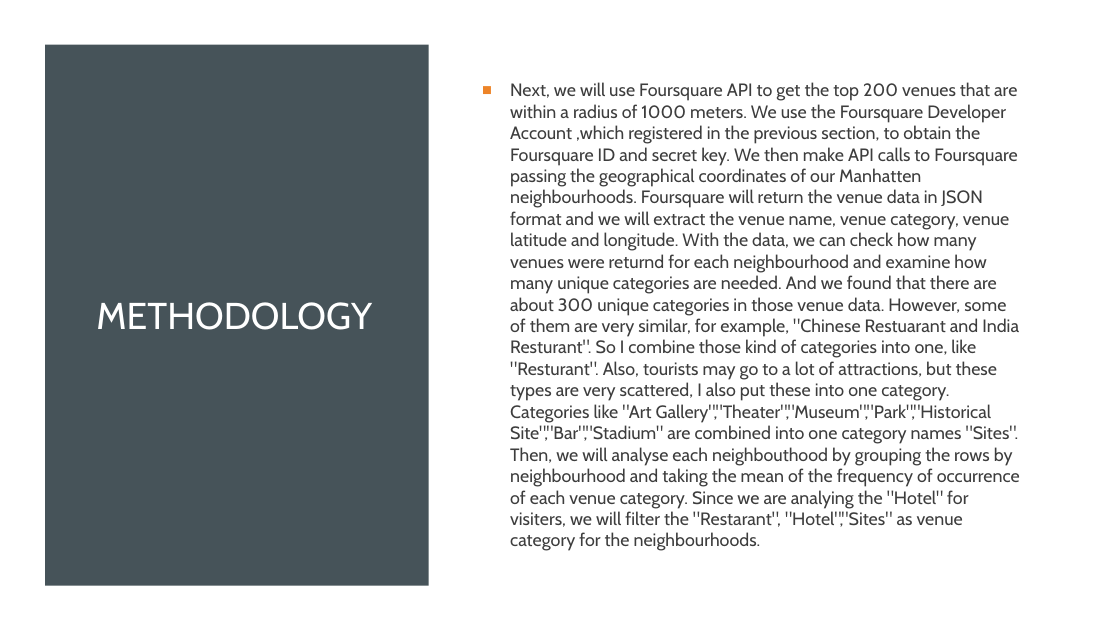
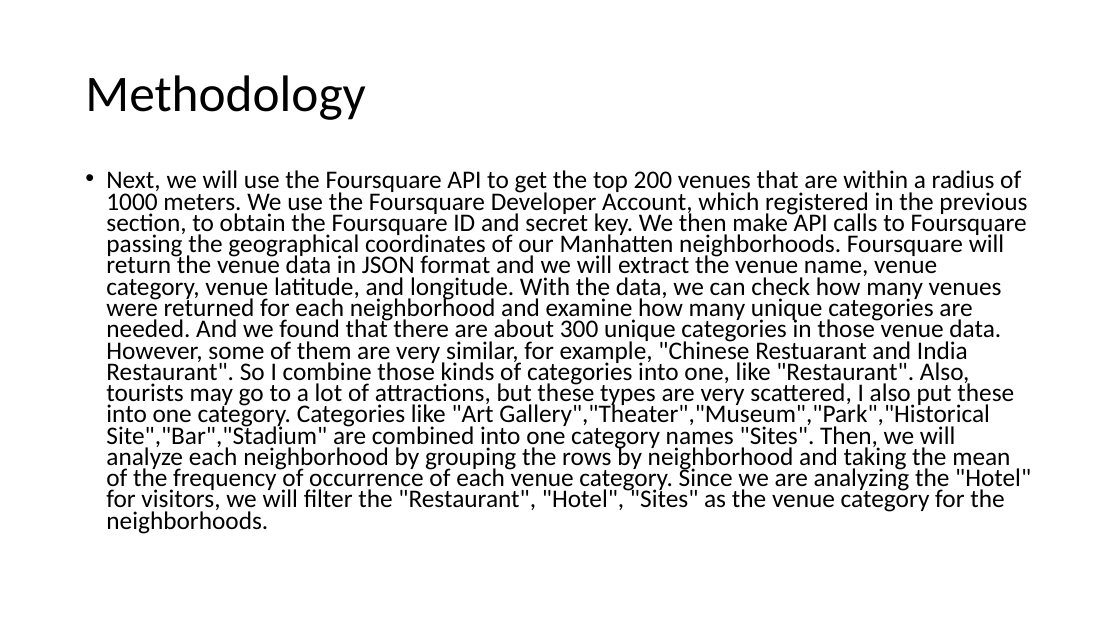
Before and after one commit to Hughli3/Coursera_Capstone, a slide deck: slide 9 of Week4 & 5/Final ppt.pptx (slide 12 before the commit). Drawn at 1120x630 pixels with LibreOffice and Linux fonts; fonts in the diff are those of the drawing. Boxes give left, top, right and bottom in pixels: in the first picture for what was removed or moved away, otherwise in the second. Text is boxed around its words. In the diff, an @@ line names an element or a change of style, - is before the commit and + after.

Commit message:
add ppt

```diff
--- a/Week4 & 5/Final ppt.pptx
+++ b/Week4 & 5/Final ppt.pptx
@@ rectangle removed at bbox=[0, 0, 1120, 630] @@
@@ rectangle removed at bbox=[45, 45, 429, 586] @@
@@ title at bbox=[85, 75, 365, 120]: text changed; size 32 to 44 pt; font Cabin to Calibri; text colour #FFFFFF to #000000 @@
-METHODOLOGY
+Methodology
@@ text "Next, we will use the ..." at bbox=[106, 170, 1031, 534]: vertical alignment middle to top @@
@@ text at bbox=[106, 170, 1031, 534]: text changed; size 15.3 to 21.7 pt; font Cabin to Calibri; text colour #3D3D3D to #000000 @@
-■ Next, we will use Foursquare API to get the top 200 venues that are within a radius of 1000 meters. We use the Foursquare Developer Account ,which registered in the previous section, to obtain the Foursquare ID and secret key. We then make API calls to Foursquare passing the geographical coordinates of our Manhatten neighbourhoods. Foursquare will return the venue data in JSON format and we will extract the venue name, venue category, venue latitude and longitude. With the data, we can check how many venues were returnd for each neighbourhood and examine how many unique categories are needed. And we found that there are about 300 unique categories in those venue data. However, some of them are very similar, for example, "Chinese Restuarant and India Resturant". So I combine those kind of categories into one, like "Resturant". Also, tourists may go to a lot of attractions, but these types are very scattered, I also put these into one category. Categories like "Art Gallery","Theater","Museum","Park","Historical Site","Bar","Stadium" are combined into one category names "Sites". Then, we will analyse each neighbouthood by grouping the rows by neighbourhood and taking the mean of the frequency of occurrence of each venue category. Since we are analying the "Hotel" for visiters, we will filter the "Restarant", "Hotel","Sites" as venue category for the neighbourhoods.
+• Next, we will use the Foursquare API to get the top 200 venues that are within a radius of 1000 meters. We use the Foursquare Developer Account, which registered in the previous section, to obtain the Foursquare ID and secret key. We then make API calls to Foursquare passing the geographical coordinates of our Manhatten neighborhoods. Foursquare will return the venue data in JSON format and we will extract the venue name, venue category, venue latitude, and longitude. With the data, we can check how many venues were returned for each neighborhood and examine how many unique categories are needed. And we found that there are about 300 unique categories in those venue data. However, some of them are very similar, for example, "Chinese Restuarant and India Restaurant". So I combine those kinds of categories into one, like "Restaurant". Also, tourists may go to a lot of attractions, but these types are very scattered, I also put these into one category. Categories like "Art Gallery","Theater","Museum","Park","Historical Site","Bar","Stadium" are combined into one category names "Sites". Then, we will analyze each neighborhood by grouping the rows by neighborhood and taking the mean of the frequency of occurrence of each venue category. Since we are analyzing the "Hotel" for visitors, we will filter the "Restaurant", "Hotel", "Sites" as the venue category for the neighborhoods.
```
Also in this commit, not shown: 8 other slides changed, 4 slides added, 5 slides removed, 1 other file.
